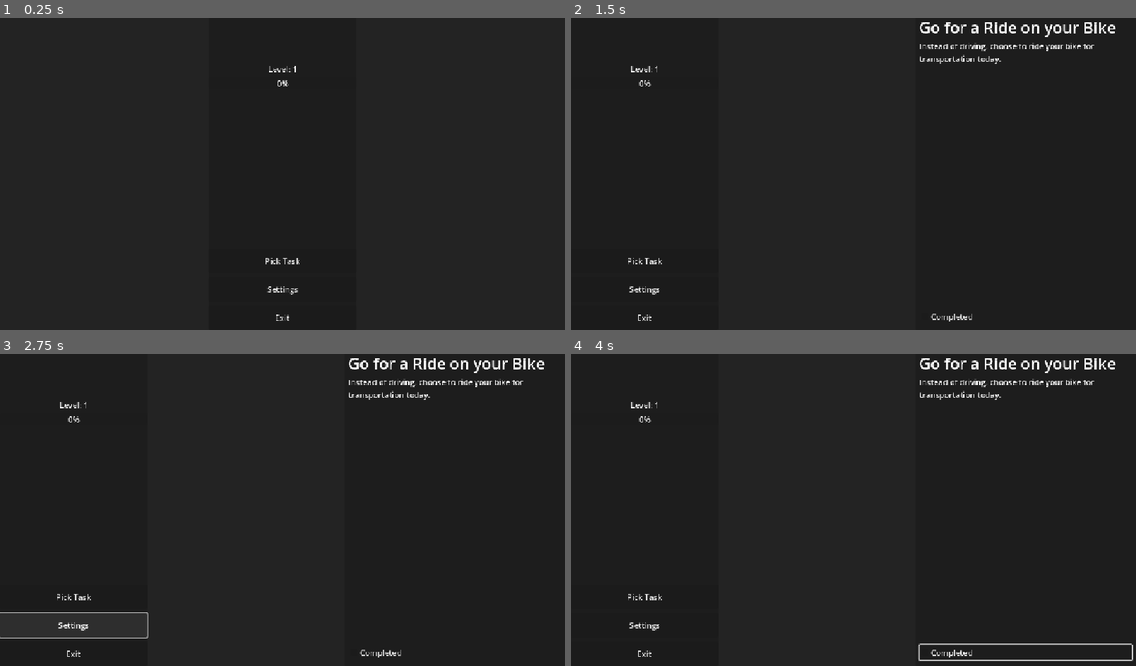
Above: before the commit, frames 1-4 (two rows, left to right).
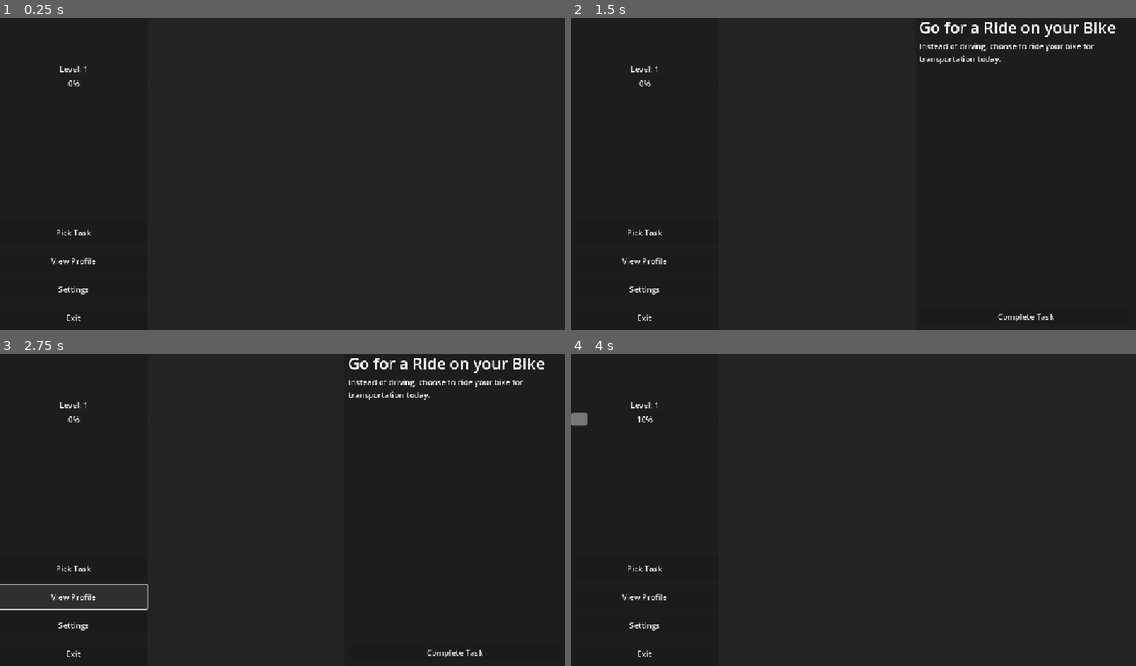
Above: after the commit, the same moments.

Repository: ThisOneLittleLight/greensteps
Game: Godot game, scene res://Scenes/main.tscn
Same seed, same stepped clock (60 frames per second), same inputs: the game is played once before the commit and once after it.
Inputs (mouse positions are in pixels of both pictures, inside the frame that each line leads up to):
- Up to frame 1 (0.25 s): no input
- Up to frame 2 (1.5 s): click "Pick Task" at 0.5 s; click (684, 170) at 1.27 s
- Up to frame 3 (2.75 s): click "Settings" (after the commit: "View Profile") at 2 s
- Up to frame 4 (4 s): click "Settings" at 2.75 s; click (1023, 653) at 3.5 s, where only the run before the commit has a clickable "Completed"

The runs differ from the first frame. In frame 1, 0.5% of the frame differs, in the area x 9-53%, y 15-98%; in frame 2, 0.3%; in frame 3, 0.7%; in frame 4, 1.7%, in the area x 0-100%, y 1-99%.

Commit message:
Level now saves and loads

Diff:
--- a/Scenes/Components/active_task_view.tscn
+++ b/Scenes/Components/active_task_view.tscn
@@ -5,7 +5,7 @@
 [sub_resource type="LabelSettings" id="LabelSettings_yqr6c"]
 font_size = 32
 
-[node name="ActiveTaskView" type="Control" node_paths=PackedStringArray("task_name_label", "task_desc_label", "task_complete_check")]
+[node name="ActiveTaskView" type="Control" node_paths=PackedStringArray("task_name_label", "task_desc_label", "complete_task_button")]
 custom_minimum_size = Vector2(450, 400)
 layout_mode = 3
 anchors_preset = 15
@@ -16,7 +16,7 @@
 script = ExtResource("1_yqr6c")
 task_name_label = NodePath("Panel/VBoxContainer/TaskName")
 task_desc_label = NodePath("Panel/VBoxContainer/TaskDesc")
-task_complete_check = NodePath("Panel/VBoxContainer/CheckBox")
+complete_task_button = NodePath("Panel/VBoxContainer/CompleteTaskButton")
 
 [node name="Panel" type="Panel" parent="."]
 layout_mode = 1
@@ -51,7 +51,7 @@
 text = "Lorem ipsum dolor sit amet, consetetur sadipscing elitr, sed diam nonumy eirmod tempor invidunt ut labore et do …(481 unchanged characters)…
 autowrap_mode = 2
 
-[node name="CheckBox" type="CheckBox" parent="Panel/VBoxContainer"]
+[node name="CompleteTaskButton" type="Button" parent="Panel/VBoxContainer"]
 layout_mode = 2
 size_flags_vertical = 10
-text = "Completed"
+text = "Complete Task"
--- a/Scenes/Components/control_view.tscn
+++ b/Scenes/Components/control_view.tscn
@@ -35,7 +35,7 @@
 custom_minimum_size = Vector2(0, 100)
 layout_mode = 2
 
-[node name="Control" type="Control" parent="Panel/VBoxContainer2" node_paths=PackedStringArray("level_progress_bar", "level_label")]
+[node name="LevelProgressView" type="Control" parent="Panel/VBoxContainer2" node_paths=PackedStringArray("level_progress_bar", "level_label")]
 custom_minimum_size = Vector2(200, 200)
 layout_mode = 2
 size_flags_vertical = 8
@@ -43,7 +43,7 @@
 level_progress_bar = NodePath("VBoxContainer/LevelProgress")
 level_label = NodePath("VBoxContainer/LevelLabel")
 
-[node name="VBoxContainer" type="VBoxContainer" parent="Panel/VBoxContainer2/Control"]
+[node name="VBoxContainer" type="VBoxContainer" parent="Panel/VBoxContainer2/LevelProgressView"]
 layout_mode = 1
 anchors_preset = 15
 anchor_right = 1.0
@@ -51,12 +51,12 @@
 grow_horizontal = 2
 grow_vertical = 2
 
-[node name="LevelLabel" type="Label" parent="Panel/VBoxContainer2/Control/VBoxContainer"]
+[node name="LevelLabel" type="Label" parent="Panel/VBoxContainer2/LevelProgressView/VBoxContainer"]
 layout_mode = 2
 text = "Level: XX"
 horizontal_alignment = 1
 
-[node name="LevelProgress" type="ProgressBar" parent="Panel/VBoxContainer2/Control/VBoxContainer"]
+[node name="LevelProgress" type="ProgressBar" parent="Panel/VBoxContainer2/LevelProgressView/VBoxContainer"]
 layout_mode = 2
 size_flags_vertical = 8
 
@@ -74,6 +74,11 @@
 [node name="Button2" type="Button" parent="Panel/VBoxContainer2/VBoxContainer"]
 custom_minimum_size = Vector2(200, 50)
 layout_mode = 2
+text = "View Profile"
+
+[node name="Button4" type="Button" parent="Panel/VBoxContainer2/VBoxContainer"]
+custom_minimum_size = Vector2(200, 50)
+layout_mode = 2
 text = "Settings"
 
 [node name="Button3" type="Button" parent="Panel/VBoxContainer2/VBoxContainer"]
--- a/Scenes/Menues/start_menu.tscn
+++ b/Scenes/Menues/start_menu.tscn
@@ -22,10 +22,10 @@
 anchor_bottom = 1.0
 grow_horizontal = 2
 grow_vertical = 2
-alignment = 1
 
 [node name="control_view" parent="HBoxContainer" instance=ExtResource("2_jw3l7")]
 layout_mode = 2
+size_flags_horizontal = 0
 
 [node name="ActiveTaskView" parent="HBoxContainer" instance=ExtResource("2_8qwoi")]
 layout_mode = 2
--- a/Scripts/Runtime/Globals/LevelManager.gd
+++ b/Scripts/Runtime/Globals/LevelManager.gd
@@ -4,6 +4,7 @@
 signal lvl_increased(new_lvl)
 
 # Experience needed for a Level
+const SAVE_FILE_PATH : String = "user://leveldata.save"
 const BASE_LEVEL_EXP : float = 100.0
 const PER_LEVEL_MULTIPLIER : float = 1.2
 
@@ -15,26 +16,57 @@
 
 
 func _ready() -> void:
-    experience_for_next_level = BASE_LEVEL_EXP
+	experience_for_next_level = BASE_LEVEL_EXP
+
+	load_values()
 
 
 func add_experience(amount : float):
-    current_experience += amount
+	current_experience += amount
 
-    if current_experience >= experience_for_next_level:
-        var leftover_exp = current_experience - experience_for_next_level
-        increase_level(leftover_exp)
-        return
+	if current_experience >= experience_for_next_level:
+		var leftover_exp = current_experience - experience_for_next_level
+		increase_level(leftover_exp)
+		return
 
-    exp_increased.emit(current_experience)
+	exp_increased.emit(current_experience)
+
+	save_values()
 
 
 func increase_level(leftover_exp : float):
-    current_level += 1
+	current_level += 1
 
-    current_experience = leftover_exp
+	current_experience = leftover_exp
 
-    experience_for_next_level = BASE_LEVEL_EXP * PER_LEVEL_MULTIPLIER * current_level
+	experience_for_next_level = BASE_LEVEL_EXP * PER_LEVEL_MULTIPLIER * current_level
 
-    lvl_increased.emit(current_level)
-    exp_increased.emit(current_experience)
+	lvl_increased.emit(current_level)
+	exp_increased.emit(current_experience)
+
+
+func save_values():
+	var safe_file = FileAccess.open(SAVE_FILE_PATH, FileAccess.WRITE)
+
+	var save_dict : Dictionary = {
+		"current_level" : current_level,
+		"current_experience" : current_experience,
+		"experience_for_next_level" : experience_for_next_level
+	}
+
+	var json_string = JSON.stringify(save_dict)
+
+	safe_file.store_line(json_string)
+
+
+func load_values():
+	if FileAccess.file_exists(SAVE_FILE_PATH):
+		var file_to_open = FileAccess.open(SAVE_FILE_PATH, FileAccess.READ)
+		var json_string = file_to_open.get_line()
+		var json : JSON = JSON.new()
+		json.parse(json_string)
+		var level_data = json.data
+
+		current_level = level_data["current_level"]
+		current_experience = level_data["current_experience"]
+		experience_for_next_level = level_data["experience_for_next_level"]
--- a/Scripts/Runtime/Menu/StartMenu.gd
+++ b/Scripts/Runtime/Menu/StartMenu.gd
@@ -10,6 +10,7 @@
 
 func open():
 	control_view.add_task_button_pressed.connect(_on_add_activity_button_pressed)
+	active_task_view.task_completed.connect(_on_task_completed)
 
 	active_task_view.show_active_task()
 
@@ -20,3 +21,7 @@
 
 func _on_add_activity_button_pressed():
 	main.open_menu(Main.Menues.TASK_PICKER)
+
+
+func _on_task_completed():
+	active_task_view.close()
--- a/Scripts/Runtime/Tasks/Task.gd
+++ b/Scripts/Runtime/Tasks/Task.gd
@@ -5,6 +5,7 @@
 @export var task_name : String = "New Task"
 @export var description : String = "Task Description"
 @export var is_completed : bool = false
+@export var experience_value : int = 10
 
 
 func setup_task(n_task_name : String, n_description : String, n_is_completed : bool) -> void:
--- a/Scripts/Runtime/Views/ActiveTaskView.gd
+++ b/Scripts/Runtime/Views/ActiveTaskView.gd
@@ -2,9 +2,12 @@
 class_name ActiveTaskView
 
 
+signal task_completed
+
+
 @export var task_name_label : Label
 @export var task_desc_label : Label
-@export var task_complete_check : CheckBox
+@export var complete_task_button : Button
 
 
 func show_active_task():
@@ -17,4 +20,15 @@
 	var active_task = TaskManager.active_task
 	task_name_label.text = active_task.task_name
 	task_desc_label.text = active_task.description
-	task_complete_check.toggle_mode = active_task.is_completed
+
+	complete_task_button.pressed.connect(_on_complete_task_button_pressed)
+
+
+func close():
+	visible = false
+	complete_task_button.pressed.disconnect(_on_complete_task_button_pressed)
+
+
+func _on_complete_task_button_pressed():
+	task_completed.emit()
+	LevelManager.add_experience(TaskManager.active_task.experience_value)
--- a/Scripts/Runtime/Views/LevelProgressView.gd
+++ b/Scripts/Runtime/Views/LevelProgressView.gd
@@ -16,6 +16,7 @@
     level_manager.exp_increased.connect(_on_exp_increased)
     level_manager.lvl_increased.connect(_on_lvl_increased)
 
+    update_level_progress_bar()
     update_level_label()
 
 
